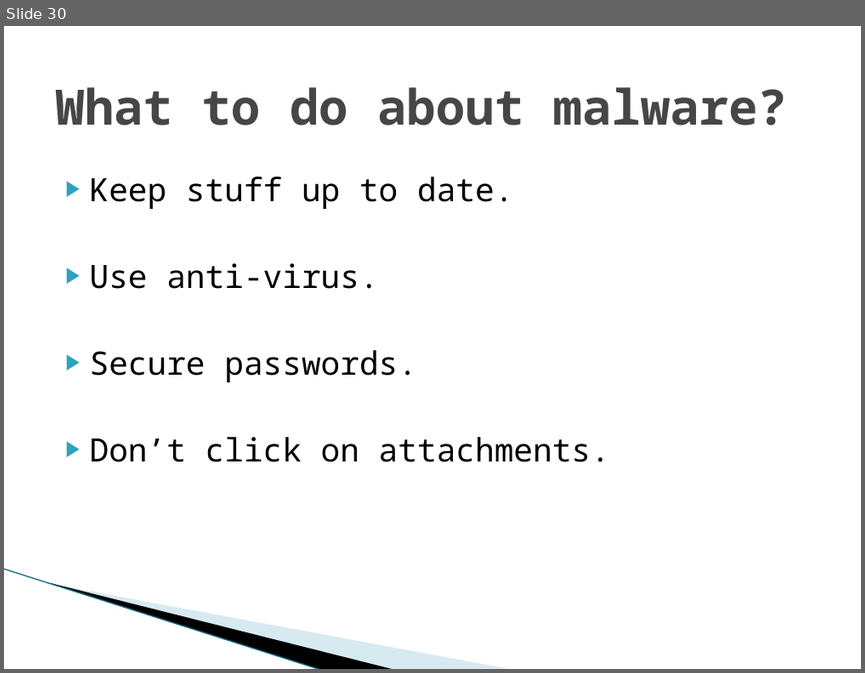
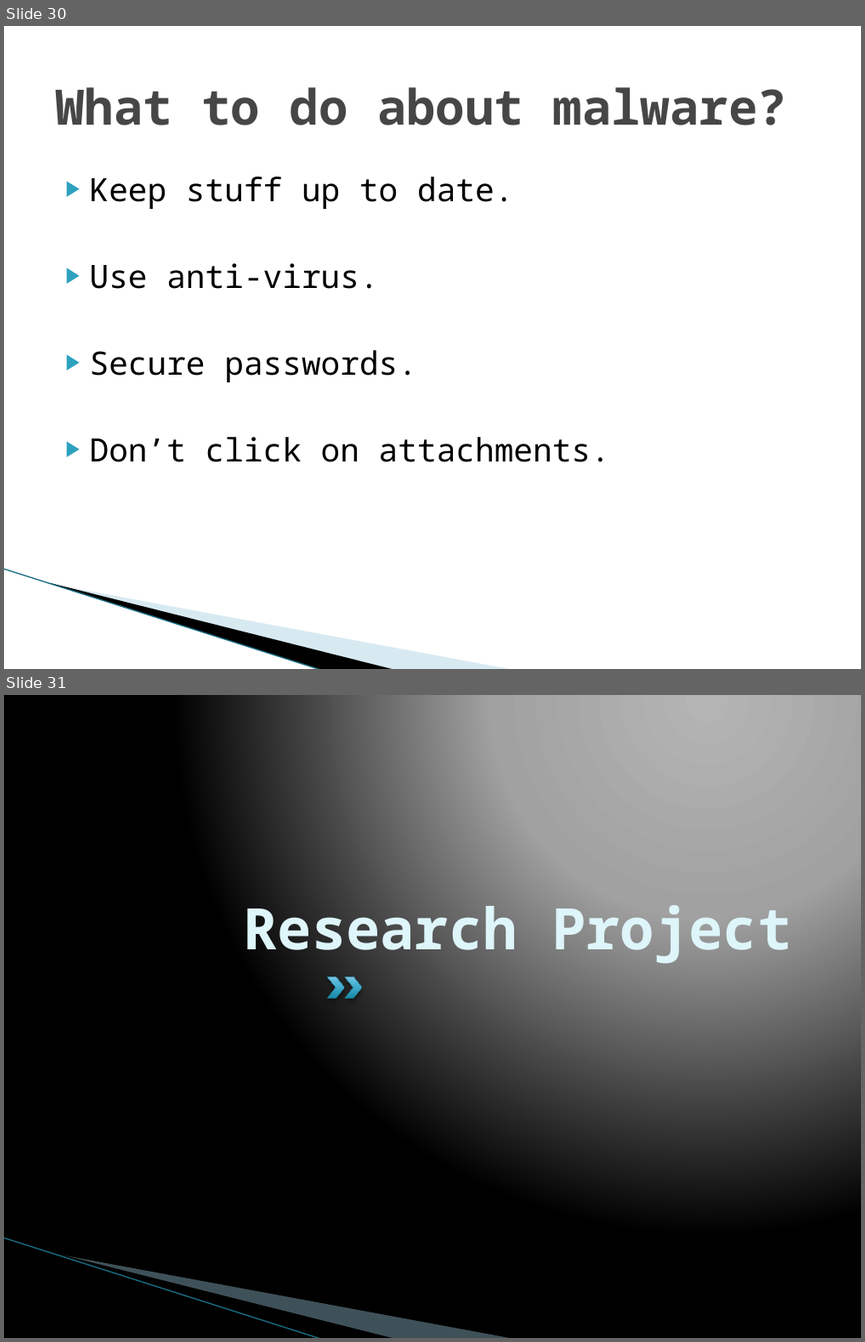
Before and after one commit to geoffsnowman/Slideware, a slide deck: infosec.pptx. Shown one above the other, each under a label of ours: slide 30 before the commit, slides 30 and 31 after it. The pictures are 865x673 and 865x1342 pixels, drawn with LibreOffice and Linux fonts; fonts in the diff are those of the drawing; background and template pictures are left out. Boxes give left, top, right and bottom in pixels: in the first picture for what was removed or moved away, otherwise in the second. Text is boxed around its words. In the diff, an @@ line names an element or a change of style, - is before the commit and + after.

```diff
--- a/infosec.pptx
+++ b/infosec.pptx
@@ slide 31 added at bbox=[4, 695, 861, 1338], background gradient #B4B4B4 to #A2A2A2 to #000000; not listed: 3 template elements that a slide beside it also shows @@
@@ title added at bbox=[243, 896, 791, 964], 48 pt, text #DEF5FA, bold @@
+Research Project
@@ chevron added at bbox=[327, 977, 344, 998], fill gradient #158BA8 to #51B8D9 to #80C3DD, outline #21788D 0.25 pt @@
@@ chevron added at bbox=[345, 977, 362, 998], fill gradient #158BA8 to #51B8D9 to #80C3DD, outline #21788D 0.25 pt @@
```
Also in this commit, not shown: 2 other slides added.
